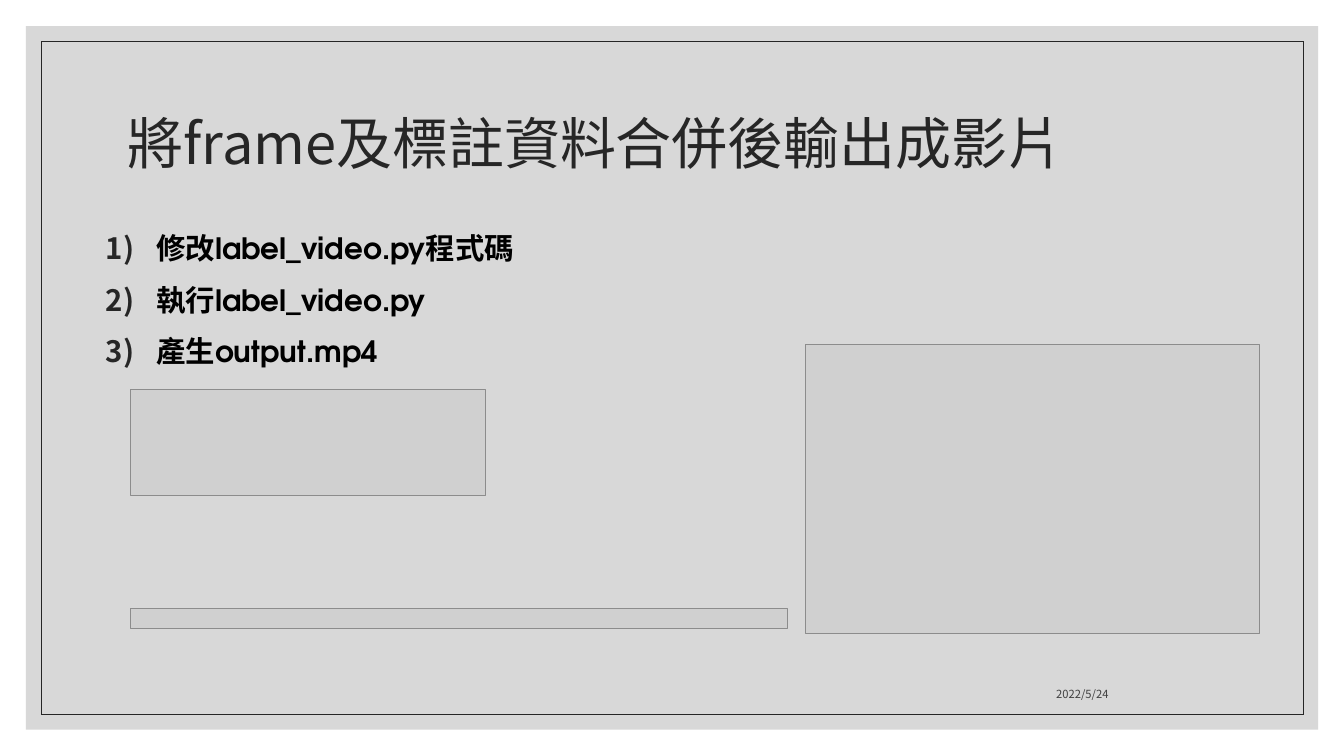
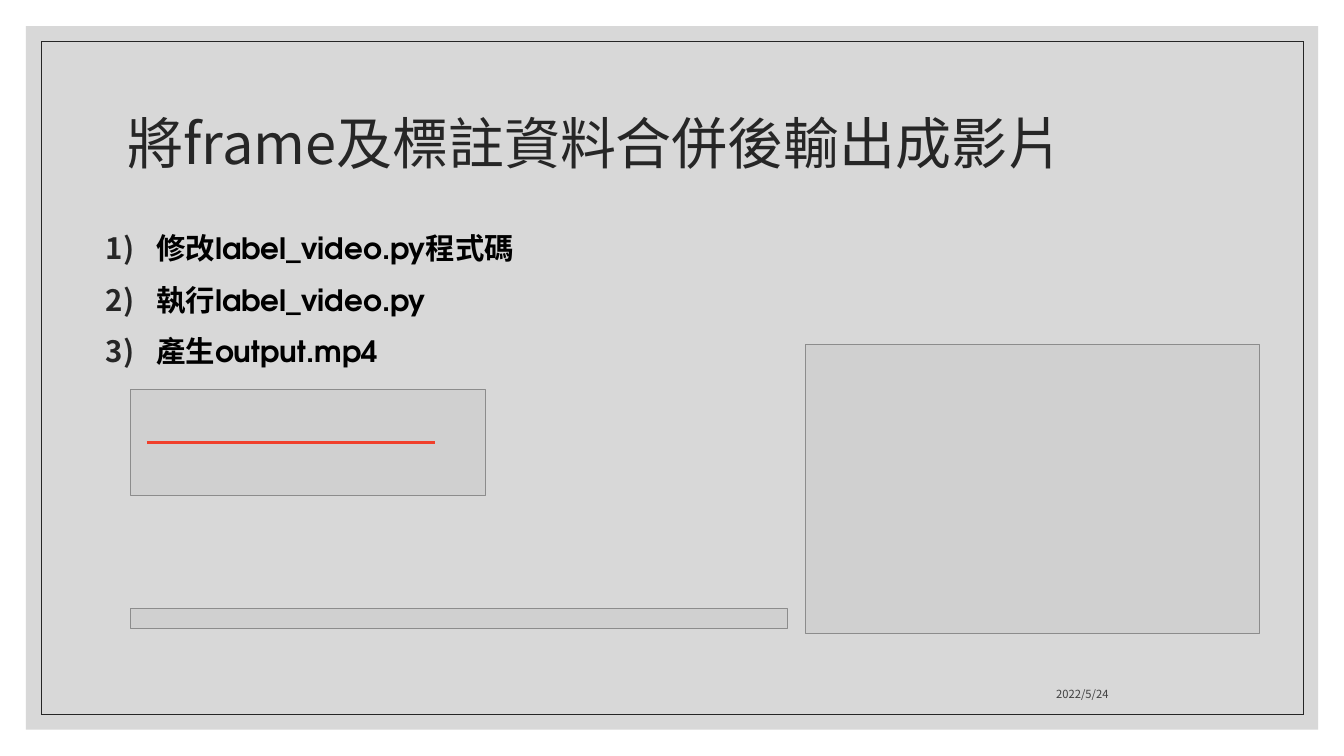
Before and after one commit to ShiRu19/MTA_Project, a slide deck: slide 7 of Project_1/report/Project1_第7組_小組報告.pptx. Drawn at 1344x756 pixels with LibreOffice and Linux fonts; fonts in the diff are those of the drawing; grey boxes stand for pictures. Boxes give left, top, right and bottom in pixels: in the first picture for what was removed or moved away, otherwise in the second. Text is boxed around its words. In the diff, an @@ line names an element or a change of style, - is before the commit and + after.

```diff
--- a/Project_1/report/Project1_第7組_小組報告.pptx
+++ b/Project_1/report/Project1_第7組_小組報告.pptx
@@ line added from (147, 443) to (436, 443), #F03F2B 2.25 pt @@
```
Also in this commit, not shown: 4 other slides changed.
